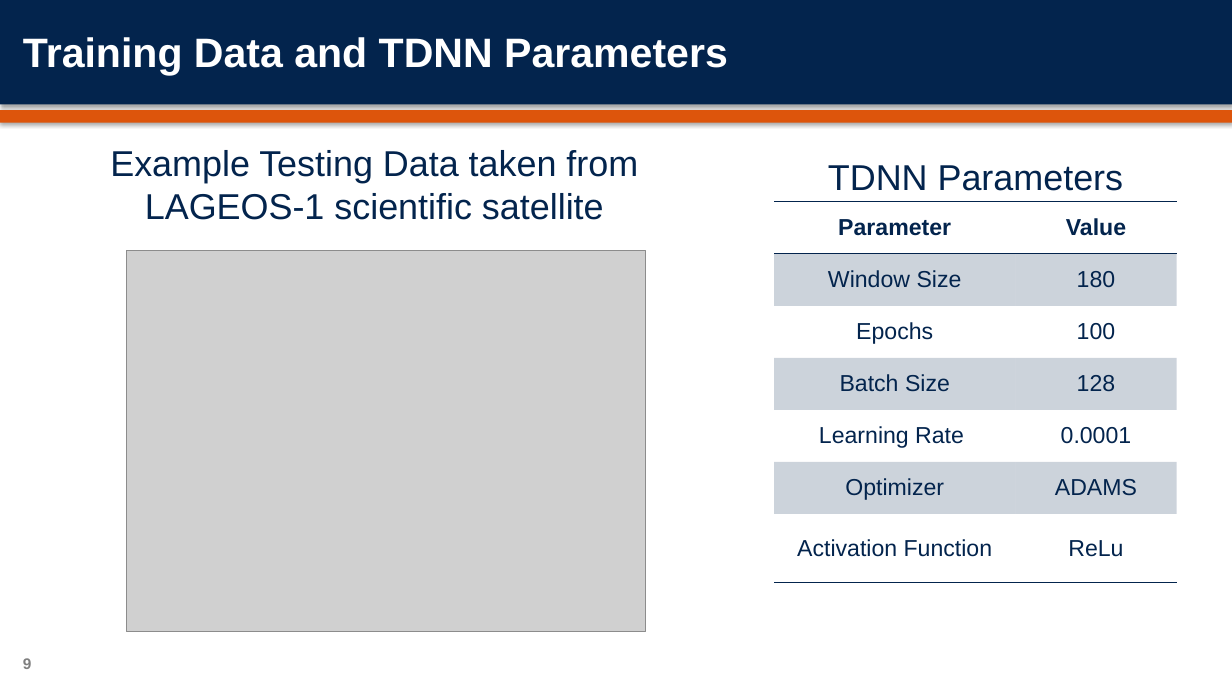
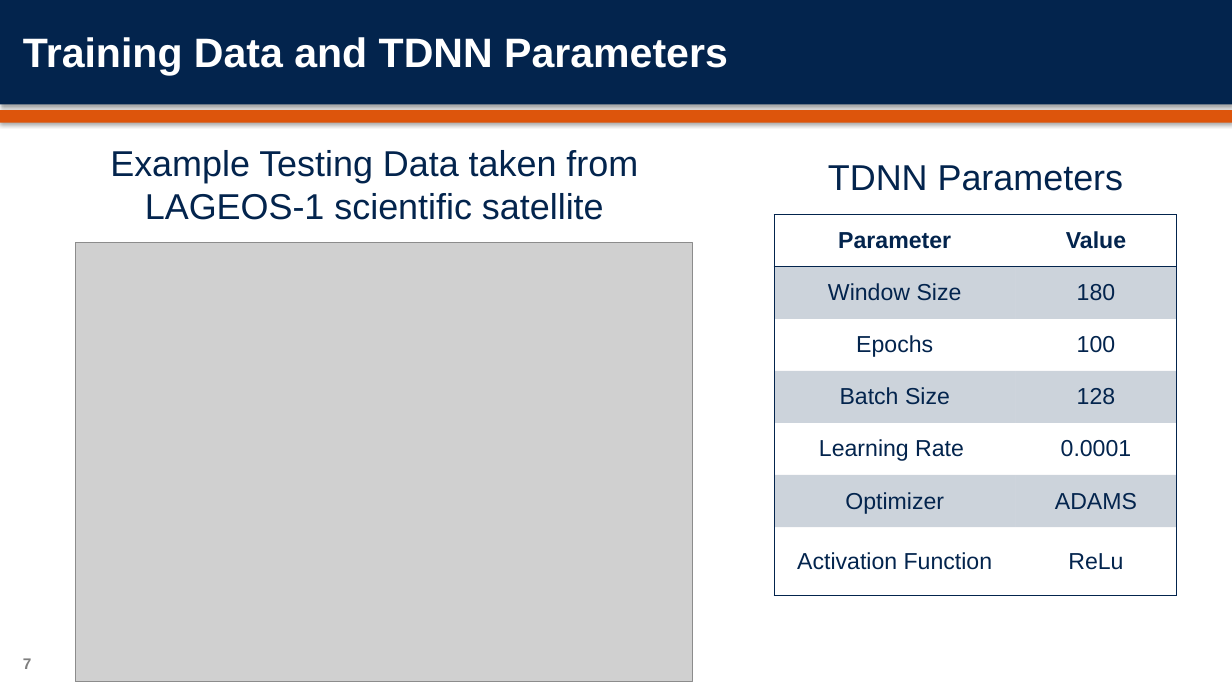
Before and after one commit to orenmillerrr/COMP-6600---Final-Project, a slide deck: slide 7 of submissions/presentation/Miller_Zins_Presentation.pptx (slide 9 before the commit). Drawn at 1232x693 pixels with LibreOffice and Linux fonts; fonts in the diff are those of the drawing; grey boxes stand for pictures; background and template pictures are left out. Boxes give left, top, right and bottom in pixels: in the first picture for what was removed or moved away, otherwise in the second. Text is boxed around its words. In the diff, an @@ line names an element or a change of style, - is before the commit and + after.

```diff
--- a/submissions/presentation/Miller_Zins_Presentation.pptx
+++ b/submissions/presentation/Miller_Zins_Presentation.pptx
@@ table at (775,214,1177,596) @@
@@ borders changed @@
@@ table: place and size @@
-table at (775,201,1177,583)
+table at (775,214,1177,596)
@@ picture: place and size @@
-picture at (127,250,646,632)
+picture at (76,242,674,681)
@@ picture added at (76,242,693,681) @@
@@ page number at (23,658,32,669): text changed @@
-9
+7
```
Also in this commit, not shown: 5 other slides changed, 3 slides added, 3 slides removed, 21 other files.
